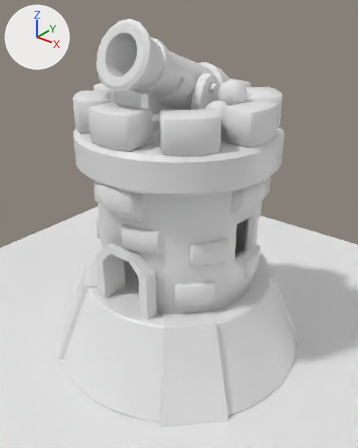
Before and after pictures for a commit that changed the Blender file tower.blend.
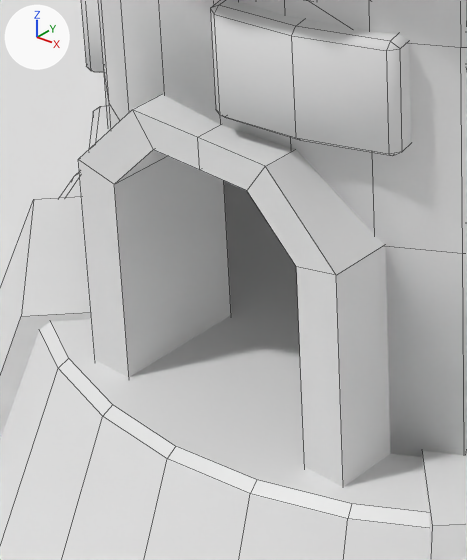
Each version appears first whole from a 50 mm lens placed at (2.94, -3.67, 3.69), pointed at (0.08, -0.09, 1.48), and next in a close-up on the part from 22% to 48% of the width and 50% to 75% of the height. Arrows for +X, +Y and +Z are at upper left; the lights stay in place. The close-ups show mesh edges as thin lines.

The scene before the commit, as lines of its bpy script (objects in view):
```python
me_cube_003 = bpy.data.meshes.new('Cube.003')
me_cube_003.from_pydata([(-1.0, -1.0, -1.0), (-0.74, 0.68, 0.99), (-1.0, 1.0, -1.0), (-0.74, 2.17, 0.99), (1.0, -1.0, -1.0), (0.74, 0.68, 0.99), (1.0, 1.0, -1.0), (0.74, 2.17, 0.99)], [], [(0, 1, 3, 2), (2, 3, 7, 6), (6, 7, 5, 4), (4, 5, 1, 0), (2, 6, 4, 0), (7, 3, 1, 5)])
me_cylinder_007 = bpy.data.meshes.new('Cylinder.007')
me_cylinder_007.from_pydata(...)  # 28 vertices, 24 faces; spans x -0.404..0.404, y -1.073..-0.723, z -1.033..-0.035
me_cylinder_007.polygons.foreach_set('use_smooth', [True] * 24)
me_plane = bpy.data.meshes.new('Plane')
me_plane.from_pydata([(-1.0, -1.0, 0.0), (1.0, -1.0, 0.0), (-1.0, 1.0, 0.0), (1.0, 1.0, 0.0)], [], [(0, 1, 3, 2)])
ob_cube_017 = bpy.data.objects.new('Cube.017', me_cube_003)
ob_cube_017.location = (0.814, -0.814, 0.436)
ob_cube_017.rotation_euler = (0.0, 0.0, -5.498)  # degrees (0, 0, -315)
ob_cube_017.scale = (0.318, 0.206, 0.435)
ob_cylinder_006 = bpy.data.objects.new('Cylinder.006', me_cylinder_007)
ob_cylinder_006.location = (0.0, 0.0, 1.493)
ob_cylinder_006.scale = (0.821, 0.821, 0.649)
ob_plane = bpy.data.objects.new('Plane', me_plane)
ob_plane.location = (0.0, 0.0, 0.0)
ob_plane.scale = (3.46, 3.46, 3.46)
# also in view: 'Cylinder.001' at (0.0, 0.0, 1.49); 'Cube.022' at (-0.68, -0.39, 1.38); 'Cube.014' at (-0.76, -0.76, 0.43); 'Cube.018' at (0.19, -0.76, 1.62); 'Cylinder' at (0.0, 0.0, 0.43)
```
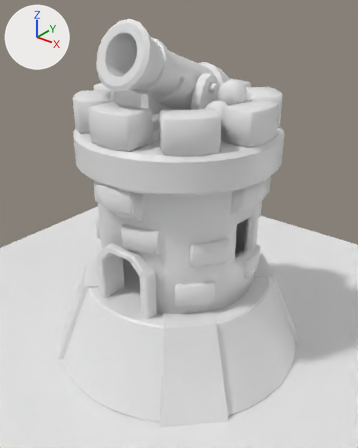
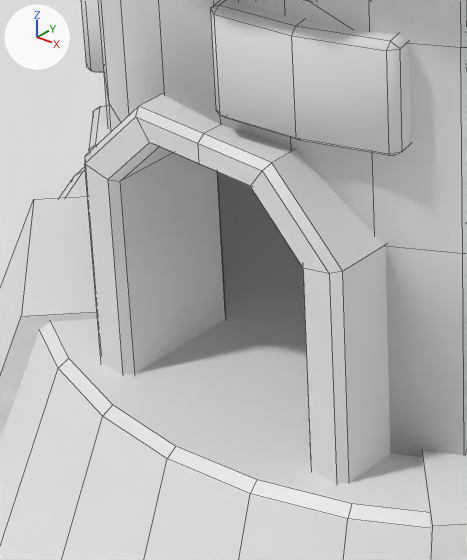
Diff of the bpy script that builds the scene:
```diff
--- a/tower.blend.py
+++ b/tower.blend.py
@@ ob_cylinder_006 @@
 ob_cylinder_006.scale = (0.821, 0.821, 0.649)
+_m = ob_cylinder_006.modifiers.new('Bevel', 'BEVEL')
+_m.width = 0.02
+_m.width_pct = 0.02
+_m.angle_limit = 1.049
```

Where the change shows, as pixel boxes (x1, y1, x2, y2) in the close-ups (467 x 560 px):
'Cylinder.006', modifiers changed
    before: (78, 94, 390, 487)
    after: (85, 94, 390, 484)
